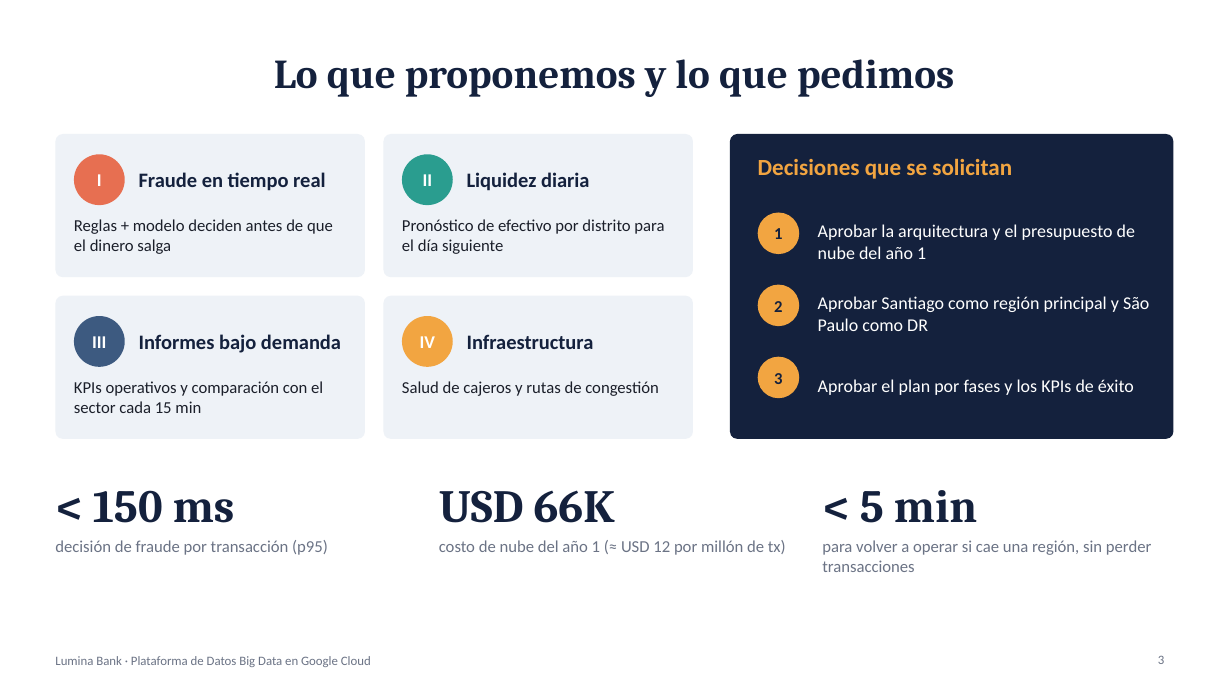
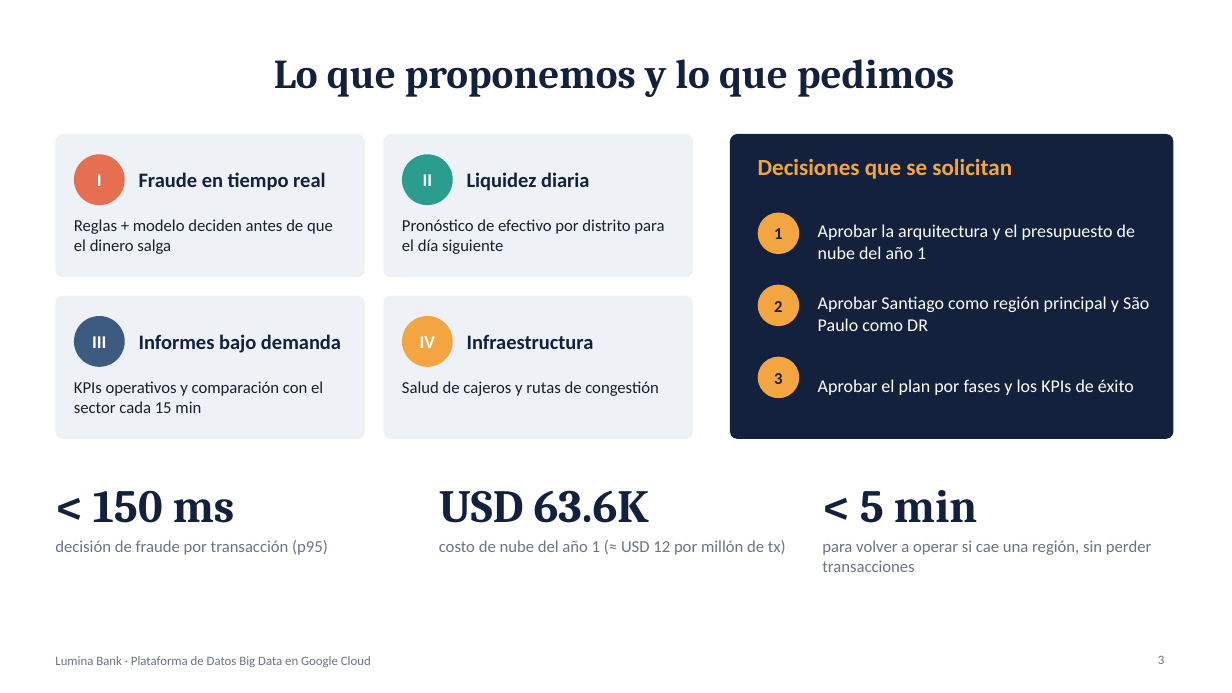
Before and after one commit to bmontoyag/utec_bigdata_trabajo, a slide deck: slide 3 of presentacion/Lumina Bank - Sustentacion.pptx. Drawn at 1232x693 pixels with LibreOffice and Linux fonts; fonts in the diff are those of the drawing. Boxes give left, top, right and bottom in pixels: in the first picture for what was removed or moved away, otherwise in the second. Text is boxed around its words. In the diff, an @@ line names an element or a change of style, - is before the commit and + after.

```diff
--- a/presentacion/Lumina Bank - Sustentacion.pptx
+++ b/presentacion/Lumina Bank - Sustentacion.pptx
@@ text at (439, 490, 649, 523): text changed @@
-USD 66K
+USD 63.6K
```
Also in this commit, not shown: 4 other slides changed, 2 other files.
